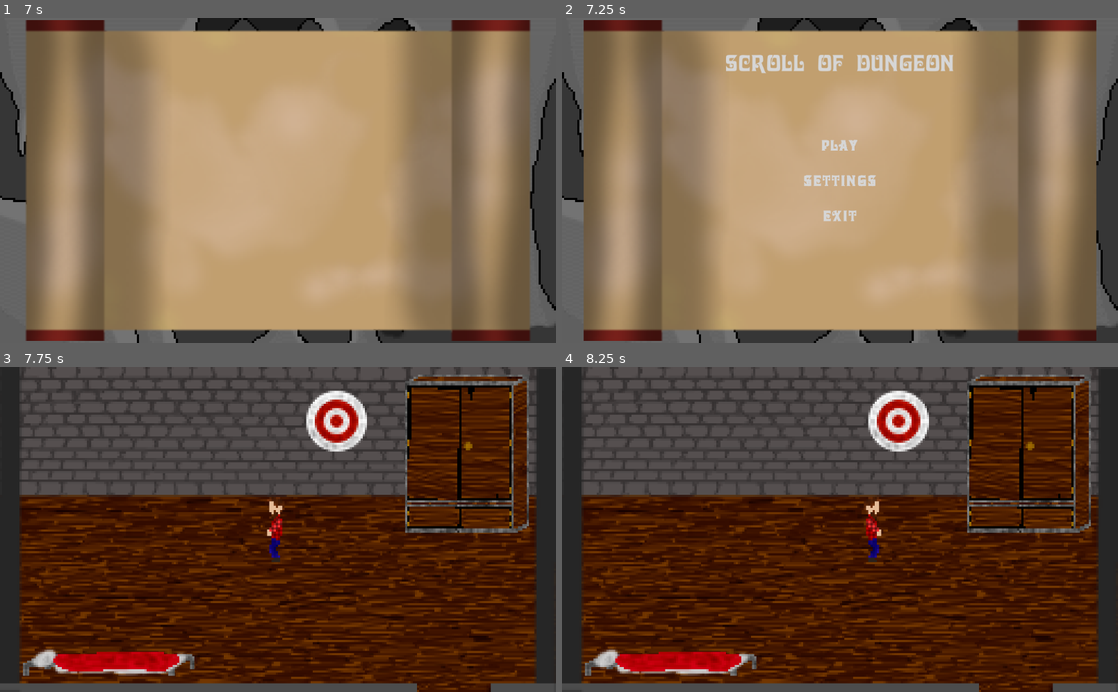
Above: before the commit, frames 1-4 (two rows, left to right).
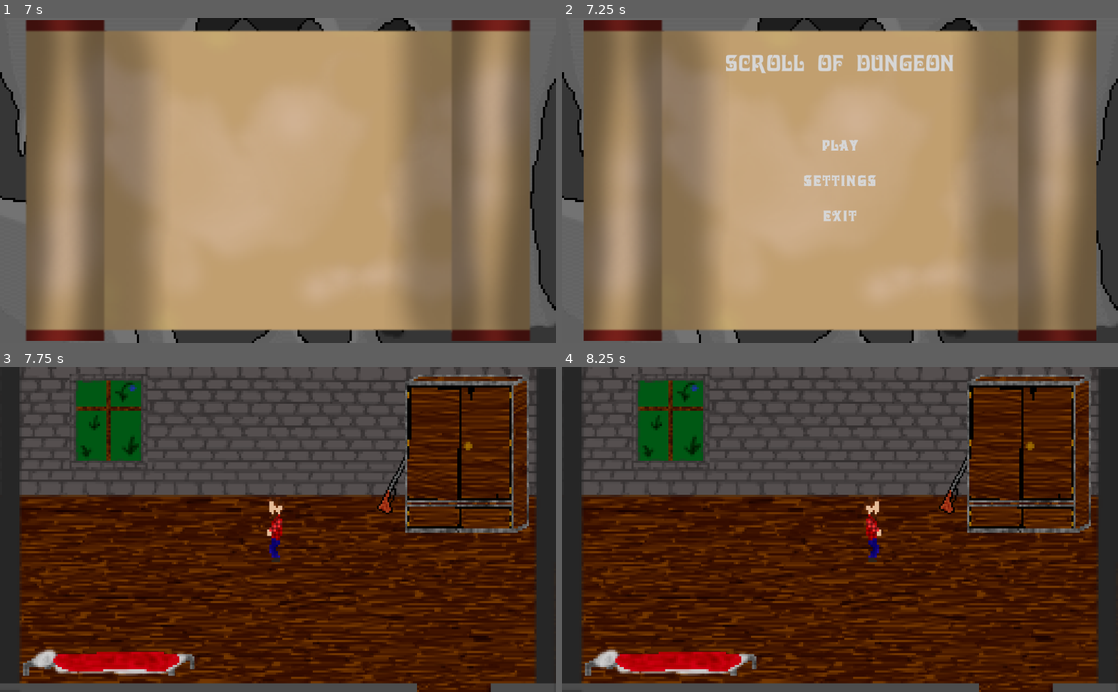
Above: after the commit, the same moments.

Repository: Befrimon/Scroll_of_Dungeon
Game: Godot game, scene res://scenes/Menu.tscn
Two runs of this game, one before a commit and one after it. Both use one fixed random seed, a clock stepped at 60 frames per second and the inputs below.
Inputs (mouse positions are in pixels of both pictures, inside the frame that each line leads up to):
- Up to frame 1 (7 s): tap Enter at 0.5, 2, 3.5 s; move the mouse to (400, 164) at 0.52 s; hold D (right) 0.53-1.28 s; hold Q (interaction) 0.53-1.28 s; click (400, 164) at 0.67 s; tap Space at 1.25, 2.75, 4.25 s; move the mouse to (166, 196) at 1.27 s; hold S (down) 1.28-2.03 s; tap Q (interaction) every 1.5 s from 1.35 to 5.85 s; click (166, 196) at 1.42 s; move the mouse to (333, 109) at 2.02 s; hold D (right) 2.03-2.78 s; hold Q (interaction) 2.03-2.78 s; click (333, 109) at 2.17 s; move the mouse to (250, 245) at 2.77 s; hold W (up) 2.78-3.53 s; click (250, 245) at 2.92 s; move the mouse to (444, 229) at 3.52 s; hold Q (interaction) 3.53-4.28 s; hold A (left) 3.53-5.03 s; click (444, 229) at 3.67 s; tap Escape (pause, bound only after the commit) at 4.15 s; move the mouse to (111, 131) at 4.27 s; click (111, 131) at 4.42 s; move the mouse to (305, 180) at 5.02 s; hold S (down) 5.03-5.78 s; hold Q (interaction) 5.03-5.78 s; click (305, 180) at 5.17 s; move the mouse to (194, 99) at 5.77 s; hold D (right) 5.78-6.53 s; click (194, 99) at 5.92 s; move the mouse to (400, 164) at 6.52 s; hold W (up) from 6.53 s (still down); hold Q (interaction) from 6.53 s (still down); click (400, 164) at 6.67 s
- Up to frame 2 (7.25 s): keep holding W (up); keep holding Q (interaction)
- Up to frame 3 (7.75 s): release W (up) at 7.25 s; release Q (interaction) at 7.25 s; click "Play" at 7.25 s
- Up to frame 4 (8.25 s): move the mouse to (728, 545) at 8.02 s; hold D (right) from 8.03 s (still down); tap Q (interaction) at 8.1 s; click (728, 545) at 8.17 s

Frame 1 is identical in both runs. In frame 2, less than 0.1% of the frame differs, in the area x 46-54%, y 37-41%; in frame 3, 5.0%, in the area x 12-73%, y 2-46%; in frame 4, 5.0%.

Commit message:
Update files Add pause menu Change woodman home

Diff:
--- a/data/parameters.json
+++ b/data/parameters.json
@@ -1 +1 @@
-{"cursor":"default","is_first":true,"language":"eng","last_level":0,"music":34,"volume":89}
+{"cursor":"default","is_first":true,"language":"eng","last_level":0,"music":0,"volume":0}
--- a/project.godot
+++ b/project.godot
@@ -108,6 +108,11 @@
 "events": [ Object(InputEventKey,"resource_local_to_scene":false,"resource_name":"","device":0,"alt":false,"shift":false,"control":false,"meta":false,"command":false,"pressed":false,"scancode":81,"physical_scancode":0,"unicode":0,"echo":false,"script":null)
  ]
 }
+pause={
+"deadzone": 0.5,
+"events": [ Object(InputEventKey,"resource_local_to_scene":false,"resource_name":"","device":0,"alt":false,"shift":false,"control":false,"meta":false,"command":false,"pressed":false,"scancode":16777217,"physical_scancode":0,"unicode":0,"echo":false,"script":null)
+ ]
+}
 
 [physics]
 
--- a/scenes/woodman_home.tscn
+++ b/scenes/woodman_home.tscn
@@ -7,8 +7,9 @@
 [ext_resource path="res://sprites/Player.tscn" type="PackedScene" id=5]
 [ext_resource path="res://images/sprites/static/bed.png" type="Texture" id=6]
 [ext_resource path="res://images/sprites/active/bed.png" type="Texture" id=7]
-[ext_resource path="res://images/sprites/static/darts.png" type="Texture" id=8]
-[ext_resource path="res://images/sprites/active/darts.png" type="Texture" id=9]
+[ext_resource path="res://images/sprites/active/window.png" type="Texture" id=8]
+[ext_resource path="res://images/sprites/static/window.png" type="Texture" id=9]
+[ext_resource path="res://images/sprites/static/gun.png" type="Texture" id=10]
 
 [sub_resource type="SpriteFrames" id=1]
 animations = [ {
@@ -38,12 +39,12 @@
 
 [sub_resource type="SpriteFrames" id=3]
 animations = [ {
-"frames": [ ExtResource( 9 ) ],
+"frames": [ ExtResource( 8 ) ],
 "loop": true,
 "name": "active",
 "speed": 5.0
 }, {
-"frames": [ ExtResource( 8 ) ],
+"frames": [ ExtResource( 9 ) ],
 "loop": true,
 "name": "static",
 "speed": 5.0
@@ -61,6 +62,7 @@
 texture = ExtResource( 1 )
 
 [node name="Wall" type="StaticBody2D" parent="."]
+visible = false
 
 [node name="Hitbox" type="CollisionPolygon2D" parent="Wall"]
 polygon = PoolVector2Array( 0, 600, 0, 0, 1024, 0, 1024, 600, 904, 600, 904, 584, 992, 584, 992, 232, 32, 232, 32, 584, 768, 584, 768, 600 )
@@ -70,6 +72,11 @@
 [node name="Area" type="CollisionPolygon2D" parent="Exit"]
 polygon = PoolVector2Array( 768, 600, 768, 584, 904, 584, 904, 600 )
 
+[node name="Sprite" type="Sprite" parent="."]
+position = Vector2( 728, 208 )
+scale = Vector2( 0.8, 0.8 )
+texture = ExtResource( 10 )
+
 [node name="Wardrobe" type="StaticBody2D" parent="."]
 position = Vector2( 860, 160 )
 
@@ -78,9 +85,11 @@
 animation = "static"
 
 [node name="Hitbox" type="CollisionPolygon2D" parent="Wardrobe"]
+visible = false
 polygon = PoolVector2Array( -116, 144, -116, 72, 116, 72, 116, 144 )
 
 [node name="ActionArea" type="Area2D" parent="Wardrobe"]
+visible = false
 
 [node name="Area" type="CollisionPolygon2D" parent="Wardrobe/ActionArea"]
 polygon = PoolVector2Array( -140, 120, -140, 72, -116, 72, -116, 144, 132, 144, 132, 200, -164, 200 )
@@ -101,18 +110,17 @@
 [node name="Area" type="CollisionPolygon2D" parent="Bed/ActionArea"]
 polygon = PoolVector2Array( -168, 8, 168, 8, 112, 64, 216, 64, 216, -40, -168, -40 )
 
-[node name="Darts" type="StaticBody2D" parent="."]
-position = Vector2( 620, 100 )
+[node name="Window" type="StaticBody2D" parent="."]
+position = Vector2( 200, 101 )
 
-[node name="Texture" type="AnimatedSprite" parent="Darts"]
+[node name="Texture" type="AnimatedSprite" parent="Window"]
 frames = SubResource( 3 )
 animation = "static"
 
-[node name="ActionArea" type="Area2D" parent="Darts"]
+[node name="ActionArea" type="Area2D" parent="Window"]
 
-[node name="Area" type="CollisionPolygon2D" parent="Darts/ActionArea"]
-position = Vector2( -74, 171 )
-polygon = PoolVector2Array( -2, 9, 142, 9, 142, -39, -2, -39 )
+[node name="Area" type="CollisionPolygon2D" parent="Window/ActionArea"]
+polygon = PoolVector2Array( -104, 132, 96, 132, 96, 172, -104, 172 )
 
 [node name="Player" parent="." instance=ExtResource( 5 )]
 scale = Vector2( 1, 1 )
--- a/scripts/Button.gd
+++ b/scripts/Button.gd
@@ -9,13 +9,9 @@
 	$TextLab.text = content
 	$TextLab.rect_size = Vector2(size[0], size[1])
 	$image.position = Vector2(size[0]/2, size[1]/2)
-	$image.scale = Vector2(2.25, 2.25)
+	$image.scale = Vector2(size[0]/180, size[1]/30)
 	$image.texture = load("res://images/buttons/"+path+"/static.png")
 	image_path = path
 
-func _on_Button_mouse_entered():
-			$image.texture = load("res://images/buttons/"+image_path+"/flow.png")
-
-
-func _on_Button_mouse_exited():
-			$image.texture = load("res://images/buttons/"+image_path+"/static.png")
+func _on_Button_mouse_entered(): $image.texture = load("res://images/buttons/"+image_path+"/flow.png")
+func _on_Button_mouse_exited(): $image.texture = load("res://images/buttons/"+image_path+"/static.png")
--- a/scripts/Game.gd
+++ b/scripts/Game.gd
@@ -6,7 +6,7 @@
 
 
 func _ready():
-	var clr = int(Const.lamp_count/2)+1
+	var clr = int(abs(Const.lamp_count)/2)+1
 	$Dark/AnimationPlayer.current_animation = str(clr)
 
 	player = load("res://sprites/Player.tscn").instance()
@@ -44,3 +44,9 @@
 	elif player.position.y >= 600:
 		Const.player_data["position"] = [player.position[0], 30]
 		get_tree().reload_current_scene()
+
+func _input(event):
+	if Input.is_action_pressed("pause"):
+		get_tree().paused = true
+		var ps = load("res://sprites/Pause.tscn").instance()
+		add_child(ps)
--- a/scripts/Menu.gd
+++ b/scripts/Menu.gd
@@ -16,7 +16,7 @@
 	var y_pos = 235
 	for btn in menu_data["buttons"]:
 		var button = load("res://sprites/Button.tscn").instance()
-		button.generate("menu", menu_data["buttons"][btn], [512, y_pos], [210, 30])
+		button.generate("menu", menu_data["buttons"][btn], [512, y_pos], [405, 30])
 		button.connect("pressed", self, "to_"+btn)
 		self.add_child(button)
 		y_pos += 65
--- /dev/null
+++ b/scripts/Pause.gd
@@ -0,0 +1,14 @@
+extends Control
+
+
+func _ready():
+	var button = load("res://sprites/Button.tscn").instance()
+	button.pause_mode = Node.PAUSE_MODE_PROCESS
+	button.generate("menu", "На хуй отсюда", [512, 400], [750, 30])
+	button.connect("pressed", self, "close_pause")
+	self.add_child(button)
+
+
+func close_pause():
+	get_tree().paused = false
+	get_parent().remove_child(self)
--- a/scripts/Road.gd
+++ b/scripts/Road.gd
@@ -31,3 +31,8 @@
 		player.position.y += player.speed*delta
 	elif player.position.y >= 600:
 		player.position.y -= player.speed*delta
+
+func _input(event):
+	if Input.is_action_pressed("pause"):
+		get_tree().paused = true
+		add_child(load("res://sprites/Pause.tscn").instance())
--- a/scripts/woodman_home.gd
+++ b/scripts/woodman_home.gd
@@ -11,11 +11,15 @@
 
 	if $Bed/ActionArea.overlaps_body($Player):
 		$Bed/Texture.play("active")
+		if Input.is_action_pressed("interaction"):
+			get_tree().change_scene("res://scenes/GameOver.tscn")
 	else: $Bed/Texture.play("static")
-
-	if $Darts/ActionArea.overlaps_body($Player):
-		$Darts/Texture.play("active")
-	else: $Darts/Texture.play("static")
 
 	if $Exit.overlaps_body($Player):
 		get_tree().change_scene("res://scenes/Road.tscn")
+
+
+func _input(event):
+	if Input.is_action_pressed("pause"):
+		get_tree().paused = true
+		add_child(load("res://sprites/Pause.tscn").instance())
--- /dev/null
+++ b/sprites/Pause.tscn
@@ -0,0 +1,31 @@
+[gd_scene load_steps=4 format=2]
+
+[ext_resource path="res://scripts/Pause.gd" type="Script" id=1]
+[ext_resource path="res://fonts/default.ttf" type="DynamicFontData" id=2]
+
+[sub_resource type="DynamicFont" id=1]
+size = 28
+font_data = ExtResource( 2 )
+
+[node name="Pause" type="Control"]
+pause_mode = 2
+anchor_right = 1.0
+anchor_bottom = 1.0
+script = ExtResource( 1 )
+
+[node name="Panel" type="Panel" parent="."]
+pause_mode = 2
+modulate = Color( 1, 0.494118, 0, 0.588235 )
+margin_left = 212.0
+margin_top = 50.0
+margin_right = 812.0
+margin_bottom = 550.0
+
+[node name="Label" type="Label" parent="Panel"]
+margin_right = 600.0
+margin_bottom = 40.0
+custom_colors/font_color = Color( 1, 1, 1, 1 )
+custom_fonts/font = SubResource( 1 )
+text = "Да, блять. Это пауза!"
+align = 1
+valign = 1
--- a/sprites/Player.tscn
+++ b/sprites/Player.tscn
@@ -7,14 +7,14 @@
 
 [sub_resource type="SpriteFrames" id=3]
 animations = [ {
+"frames": [ ExtResource( 1 ), ExtResource( 2 ), ExtResource( 1 ), ExtResource( 3 ) ],
+"loop": true,
+"name": "walk",
+"speed": 5.0
+}, {
 "frames": [ ExtResource( 1 ) ],
 "loop": true,
 "name": "stay",
-"speed": 5.0
-}, {
-"frames": [ ExtResource( 1 ), ExtResource( 2 ), ExtResource( 1 ), ExtResource( 3 ) ],
-"loop": true,
-"name": "walk",
 "speed": 5.0
 } ]
 
Binary file added: images/sprites/active/window.png
Binary file added: images/sprites/static/gun.png
Binary file added: images/sprites/static/window.png
Not shown: 1 places in scenes/woodman_home.tscn that only renumber resources
